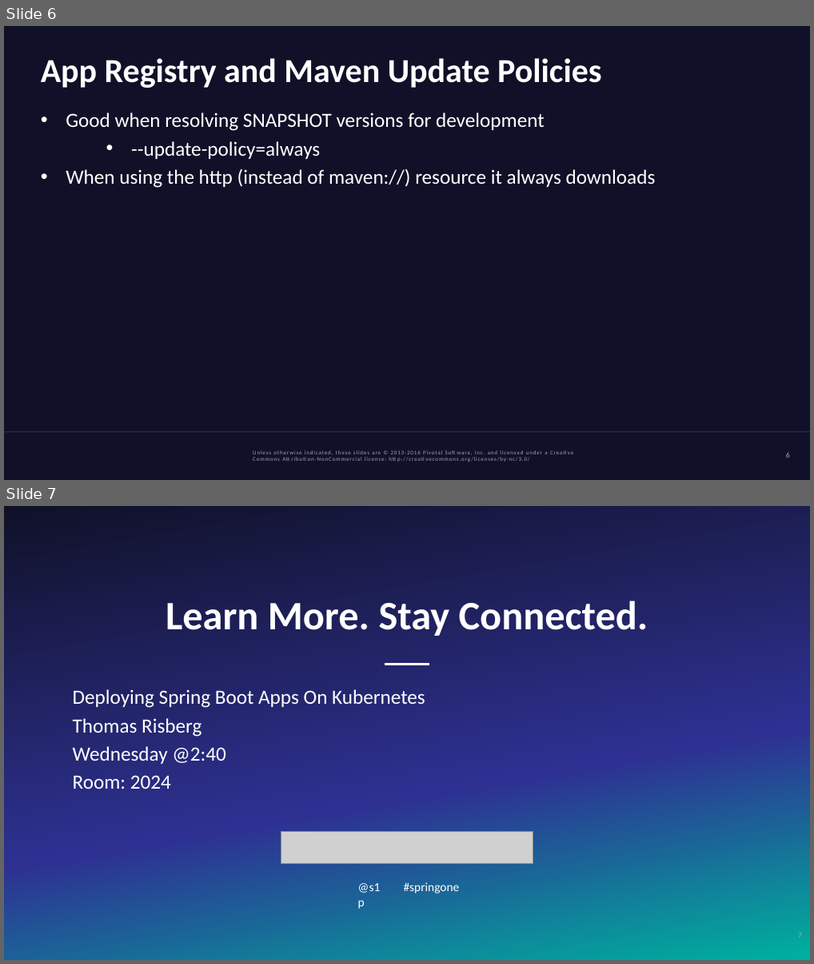
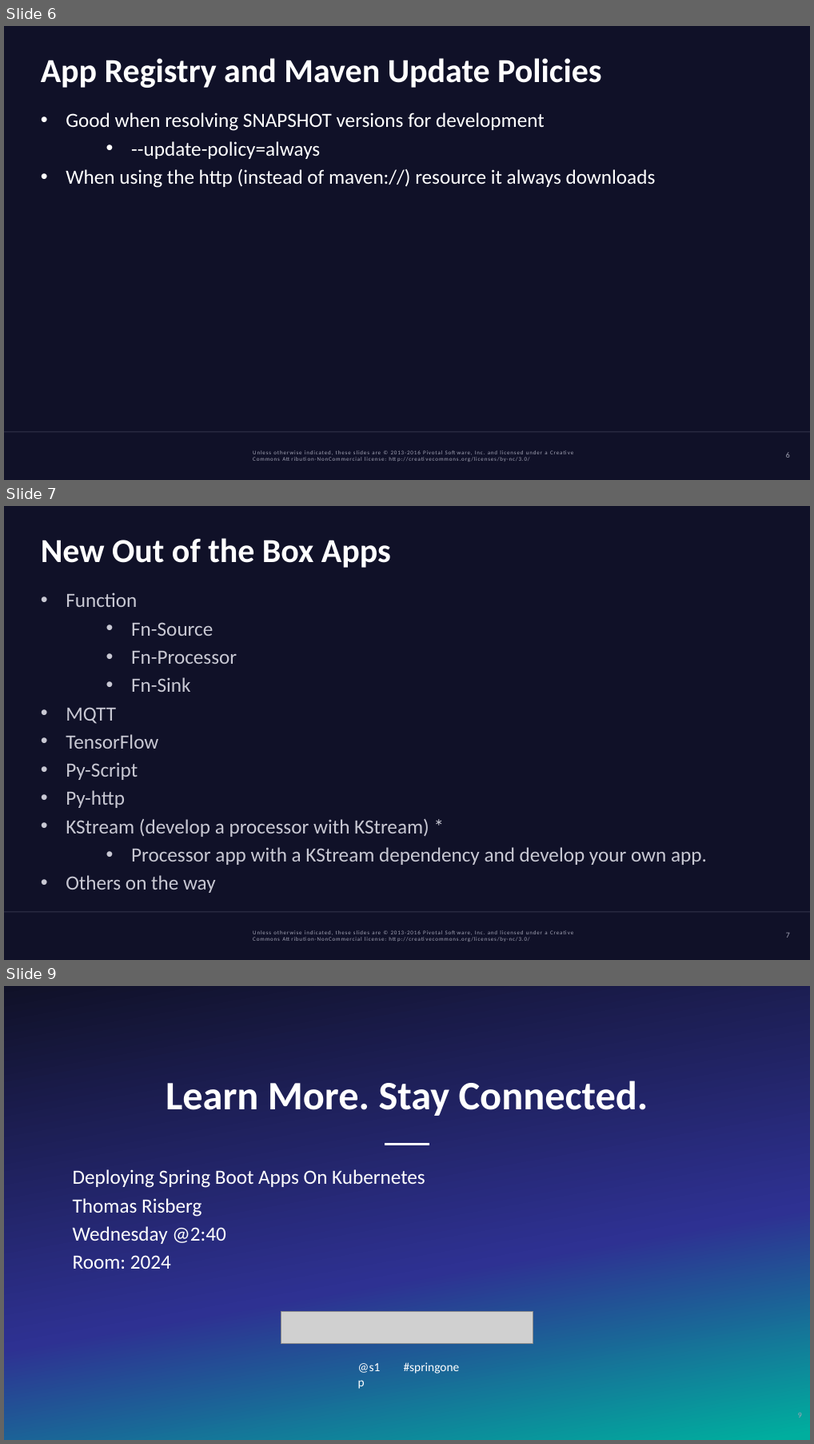
Before and after one commit to cppwfs/S1P2017, a slide deck: whatsnew.pptx. Shown one above the other, each under a label of ours: slides 6 and 7 before the commit, slides 6, 7 and 9 after it; the slides between them are not shown. The pictures are 814x964 and 814x1444 pixels, drawn with LibreOffice and Linux fonts; fonts in the diff are those of the drawing; grey boxes stand for pictures; background and template pictures are left out. Boxes give left, top, right and bottom in pixels: in the first picture for what was removed or moved away, otherwise in the second. Text is boxed around its words. In the diff, an @@ line names an element or a change of style, - is before the commit and + after.

```diff
--- a/whatsnew.pptx
+++ b/whatsnew.pptx
@@ slide 7 added at (4, 506, 810, 960), background #101128; not listed: 2 template elements that a slide beside it also shows @@
@@ title added at (41, 538, 391, 568), 30 pt, text #FFFFFF, bold @@
+New Out of the Box Apps
@@ text added at (66, 592, 707, 892), 18 pt, text #C8C8D3 @@
+• Function
+  • Fn-Source
+  • Fn-Processor
+  • Fn-Sink
+• MQTT
+• TensorFlow
+• Py-Script
+• Py-http
+• KStream (develop a processor with KStream) *
+  • Processor app with a KStream dependency and develop your own app.
+• Others on the way
@@ page number added at (786, 932, 790, 937), 7 pt, text #A3A4B5 @@
+7
@@ what was slide 7 is now slide 9 @@
```
Also in this commit, not shown: 2 slides changed, 1 other slide added.
